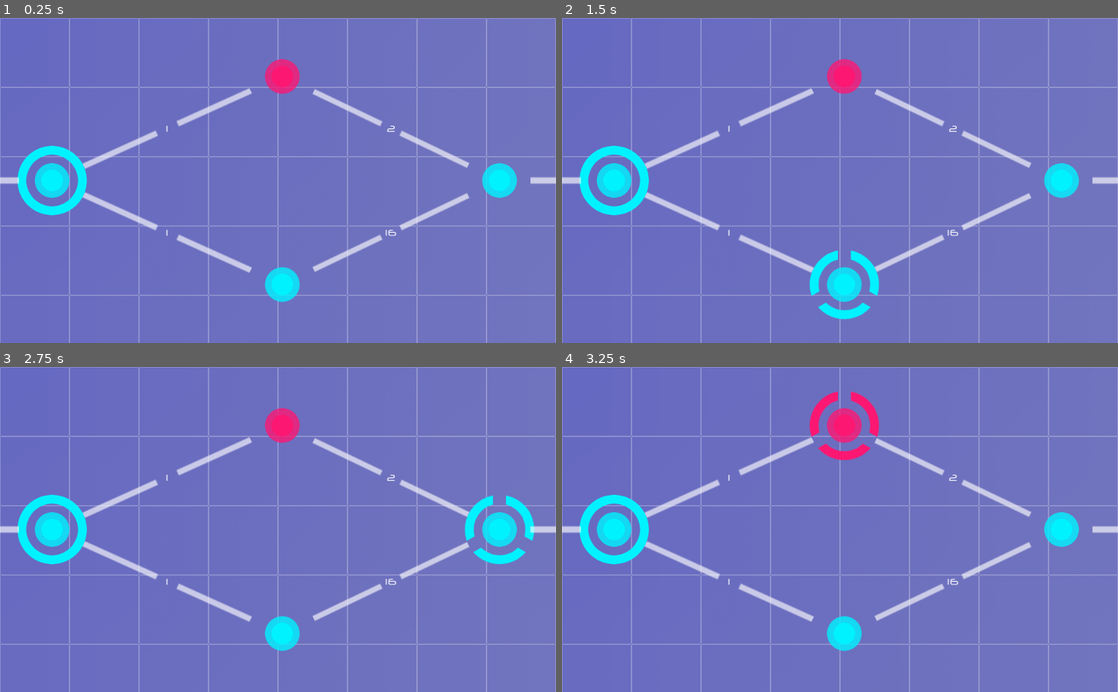
Above: before the commit, frames 1-4 (two rows, left to right).
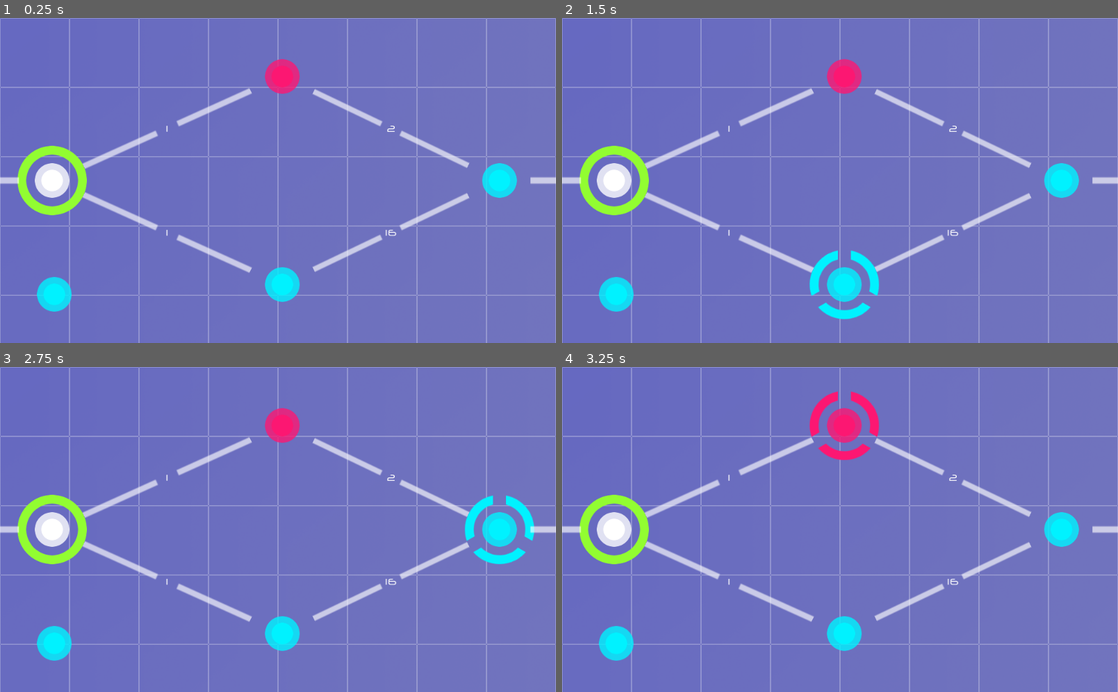
Above: after the commit, the same moments.

Repository: Maaack/Node-Traversal
Game: Godot game, scene res://Scenes/Main.tscn
Two runs of this game, one before a commit and one after it. Both use one fixed random seed, a clock stepped at 60 frames per second and the inputs below.
Inputs (mouse positions are in pixels of both pictures, inside the frame that each line leads up to):
- Up to frame 1 (0.25 s): no input
- Up to frame 2 (1.5 s): tap Enter at 0.5 s; move the mouse to (612, 180) at 0.52 s; tap Space at 1.25 s; move the mouse to (845, 284) at 1.27 s
- Up to frame 3 (2.75 s): tap Enter at 2 s; move the mouse to (500, 529) at 2.02 s
- Up to frame 4 (3.25 s): tap Space at 2.75 s; move the mouse to (845, 425) at 2.77 s

The runs differ from the first frame. In frame 1, 2.1% of the frame differs, in the area x 3-16%, y 39-91%; in frame 2, 2.1%; in frame 3, 2.1%; in frame 4, 2.1%.

Commit message:
INIT-01: Character extends from Resource. Attached to IntrusionNodes in the editor.

Diff:
--- a/Scenes/GameLayer/Character/Character.gd
+++ b/Scenes/GameLayer/Character/Character.gd
@@ -1,26 +1,14 @@
 tool
-extends Node
+extends Resource
 
 
 class_name IntrusionCharacter
 
 export(String) var character_name setget set_character_name
-export(NodePath) var occupying_node_path setget set_occupying_node_path
-var occupying_node
-
-func _process(_delta):
-	resolve_paths_to_nodes()
+export(Color) var character_color setget set_character_color
 
 func set_character_name(value:String):
 	character_name = value
 
-func set_occupying_node_path(value:NodePath):
-	occupying_node_path = value
-	resolve_paths_to_nodes()
-
-func resolve_paths_to_nodes():
-	if occupying_node_path == null:
-		return
-	occupying_node = get_node_or_null(occupying_node_path)
-	if is_instance_valid(occupying_node) and occupying_node.has_method('enter_node'):
-		occupying_node.enter_node(self)
+func set_character_color(value:Color):
+	character_color = value
--- a/Scenes/GameLayer/Character/Character.tscn
+++ /dev/null
@@ -1,6 +0,0 @@
-[gd_scene load_steps=2 format=2]
-
-[ext_resource path="res://Scenes/GameLayer/Character/Character.gd" type="Script" id=1]
-
-[node name="Character" type="Node"]
-script = ExtResource( 1 )
--- a/Scenes/GameLayer/Character/Moving/MovingCharacter.tscn
+++ /dev/null
@@ -1,7 +0,0 @@
-[gd_scene load_steps=3 format=2]
-
-[ext_resource path="res://Scenes/GameLayer/Character/Character.tscn" type="PackedScene" id=1]
-[ext_resource path="res://Scenes/GameLayer/Character/Moving/MovingCharacter.gd" type="Script" id=2]
-
-[node name="MovingCharacter" instance=ExtResource( 1 )]
-script = ExtResource( 2 )
--- /dev/null
+++ b/Scenes/GameLayer/Character/PlayerCharacter.tres
@@ -0,0 +1,8 @@
+[gd_resource type="Resource" load_steps=2 format=2]
+
+[ext_resource path="res://Scenes/GameLayer/Character/Character.gd" type="Script" id=1]
+
+[resource]
+script = ExtResource( 1 )
+character_name = "Player"
+character_color = Color( 0.576471, 0.996078, 0.196078, 1 )
--- a/Scenes/GameLayer/IntrusionNode/IntrusionNode.gd
+++ b/Scenes/GameLayer/IntrusionNode/IntrusionNode.gd
@@ -8,7 +8,7 @@
 signal mouse_exited
 
 var occupied
-var occupying_character
+export(Resource) var occupying_character setget set_occupying_character
 var port_route_map = {}
 var key_connected_node_map = {}
 
@@ -18,18 +18,28 @@
 
 func _on_Area2D_mouse_exited():
 	emit_signal("mouse_exited")
-	if occupied:
+	if is_occupied():
 		$AnimatedSprite.animation = 'closed'
 	else:
 		$AnimatedSprite.animation = 'none'
 
+func set_occupying_character(character:IntrusionCharacter):
+	occupying_character = character
+	if is_occupied():
+		$AnimatedSprite.modulate = occupying_character.character_color
+		$AnimatedSprite.animation = 'closed'
+	else:
+		$AnimatedSprite.modulate = Color(1,1,1,1)
+		$AnimatedSprite.animation = 'none'
+
+
+func is_occupied() -> bool:
+	return is_instance_valid(occupying_character)
+
 func enter_node(character:IntrusionCharacter):
-	occupied = true
-	occupying_character = character
-	$AnimatedSprite.animation = 'closed'
+	set_occupying_character(character)
 
 func exit_node():
-	occupied = false
 	occupying_character = null
 	$AnimatedSprite.animation = 'none'
 
--- /dev/null
+++ b/Scenes/GameLayer/IntrusionNode/PlayerCharacterNode/PlayerCharacterNode.tscn
@@ -0,0 +1,10 @@
+[gd_scene load_steps=3 format=2]
+
+[ext_resource path="res://Scenes/GameLayer/IntrusionNode/IntrusionNode.tscn" type="PackedScene" id=1]
+[ext_resource path="res://Scenes/GameLayer/Character/PlayerCharacter.tres" type="Resource" id=2]
+
+[node name="PlayerCharacterNode" instance=ExtResource( 1 )]
+occupying_character = ExtResource( 2 )
+
+[node name="AnimatedSprite" parent="." index="1"]
+animation = "closed"
--- a/Scenes/GameLayer/IntrusionPath/IntrusionPath.gd
+++ b/Scenes/GameLayer/IntrusionPath/IntrusionPath.gd
@@ -14,13 +14,12 @@
 export(NodePath) var target_a_path setget set_target_a_path
 export(NodePath) var target_b_path setget set_target_b_path
 export(int, 0, 1024) var cost: int = 1 setget set_cost
+export(Resource) var occupying_character setget set_occupying_character
 
 var target_a: IntrusionNode
 var target_b: IntrusionNode
 var original_size: Vector2
 var original_length: float
-var owned
-var owning_character
 
 func _process(delta):
 	update_line()
@@ -69,15 +68,13 @@
 	if original_length != null:
 		sprite_node.scale = ORIGINAL_SCALE * ((delta_vector.length() + LENGTH_OFFSET) / original_length)
 
-func is_route_to(destination:IntrusionNode):
+func is_route_to(destination):
 	if destination == null:
 		return false
 	return target_a == destination or target_b == destination
 
-func connect_intruder(owner:IntrusionCharacter):
-	owned = true
-	owning_character = owner
+func set_occupying_character(character:IntrusionCharacter):
+	occupying_character = character
 
 func disconnect_intruder():
-	owned = false
-	owning_character = null
+	occupying_character = null
--- a/Scenes/GameLayer/Levels/Level1.tscn
+++ b/Scenes/GameLayer/Levels/Level1.tscn
@@ -4,14 +4,17 @@
 [ext_resource path="res://Scenes/GameLayer/IntrusionNode/SecureNode/SecureNode.tscn" type="PackedScene" id=2]
 [ext_resource path="res://Scenes/GameLayer/IntrusionPath/IntrusionPath.tscn" type="PackedScene" id=3]
 [ext_resource path="res://Scenes/GameLayer/BasicPath/BasicPath.tscn" type="PackedScene" id=4]
-[ext_resource path="res://Scenes/GameLayer/Character/Moving/MovingCharacter.tscn" type="PackedScene" id=5]
+[ext_resource path="res://Scenes/GameLayer/IntrusionNode/PlayerCharacterNode/PlayerCharacterNode.tscn" type="PackedScene" id=5]
 [ext_resource path="res://Scenes/GameLayer/Levels/Level1.gd" type="Script" id=6]
 
 [node name="Level1" type="Node2D"]
 script = ExtResource( 6 )
 
+[node name="PlayerCharacterNode" parent="." instance=ExtResource( 5 )]
+position = Vector2( 96, 300 )
+
 [node name="OpenNode" parent="." instance=ExtResource( 1 )]
-position = Vector2( 96, 300 )
+position = Vector2( 100.073, 510.143 )
 
 [node name="OpenNode2" parent="." instance=ExtResource( 1 )]
 position = Vector2( 520, 492 )
@@ -24,12 +27,12 @@
 
 [node name="IntrusionPath" parent="." instance=ExtResource( 3 )]
 position = Vector2( 308, 396 )
-target_a_path = NodePath("../OpenNode")
+target_a_path = NodePath("../PlayerCharacterNode")
 target_b_path = NodePath("../OpenNode2")
 
 [node name="IntrusionPath2" parent="." instance=ExtResource( 3 )]
 position = Vector2( 308, 204 )
-target_a_path = NodePath("../OpenNode")
+target_a_path = NodePath("../PlayerCharacterNode")
 target_b_path = NodePath("../SecureNode")
 
 [node name="IntrusionPath3" parent="." instance=ExtResource( 3 )]
@@ -53,7 +56,3 @@
 position = Vector2( 1160, 300 )
 rotation = 1.57079
 scale = Vector2( -2.85547, -2.85547 )
-
-[node name="MovingCharacter" parent="." instance=ExtResource( 5 )]
-character_name = "You"
-occupying_node_path = NodePath("../OpenNode")
--- a/project.godot
+++ b/project.godot
@@ -9,7 +9,7 @@
 config_version=4
 
 _global_script_classes=[ {
-"base": "Node",
+"base": "Resource",
 "class": "IntrusionCharacter",
 "language": "GDScript",
 "path": "res://Scenes/GameLayer/Character/Character.gd"
